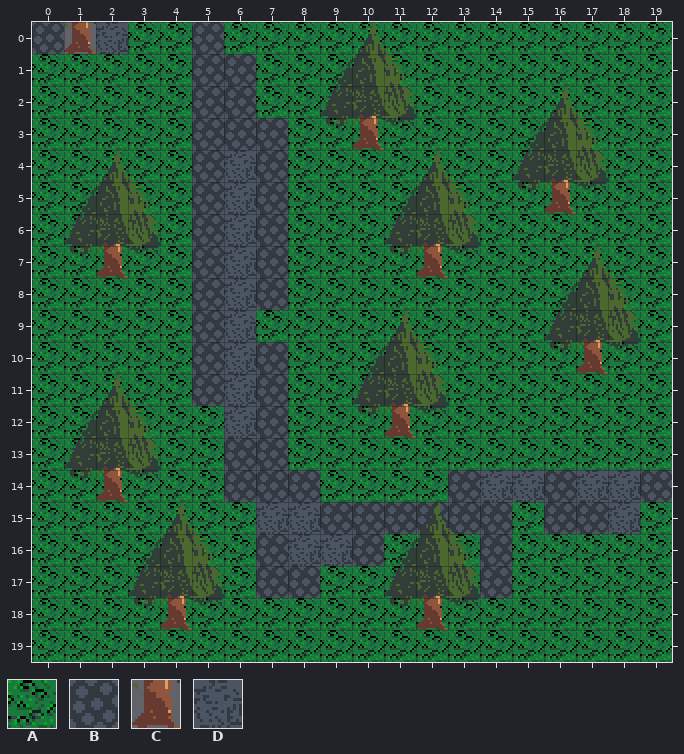
Level history. Tiled map: Skygine-core/assets/maps/map-tiled.tmx. The picture above was drawn from the file before the commit.
Cells are 16x16 px. Shown: x 0..19, y 0..19.
Key: from "map-tiles": A 0, B 1, C 17; from "map-tiles-2": D 2.
_ is an empty cell, # one hidden under a higher layer.
Layers that did not change in this view are not listed.
Layer "ground" before, first column x 0:
 0 BCDAABAAAAAAAAAAAAAA
 1 AAAAABBAAAAAAAAAAAAA
 2 AAAAABBAAA#AAAAAAAAA
 3 AAAAABBBAAAAAAAAAAAA
 4 AAAAABDBAAAAAAAA#AAA
 5 AAAAABDBAAAAAAAAAAAA
 6 AA#AABDBAAAA#AAAAAAA
 7 AAAAABDBAAAAAAAAAAAA
 8 AAAAABDBAAAAAAAAAAAA
 9 AAAAABDAAAAAAAAAA#AA
10 AAAAABDBAAAAAAAAAAAA
11 AAAAABDBAAA#AAAAAAAA
12 AAAAAADBAAAAAAAAAAAA
13 AA#AAABBAAAAAAAAAAAA
14 AAAAAABBBAAAABDDBDDB
15 AAAAAAADDBBBBBBABBDA
16 AAAAAAABDDBAAABAAAAA
17 AAAA#AABBAAA#ABAAAAA
18 AAAAAAAAAAAAAAAAAAAA
19 AAAAAAAAAAAAAAAAAAAA
After:
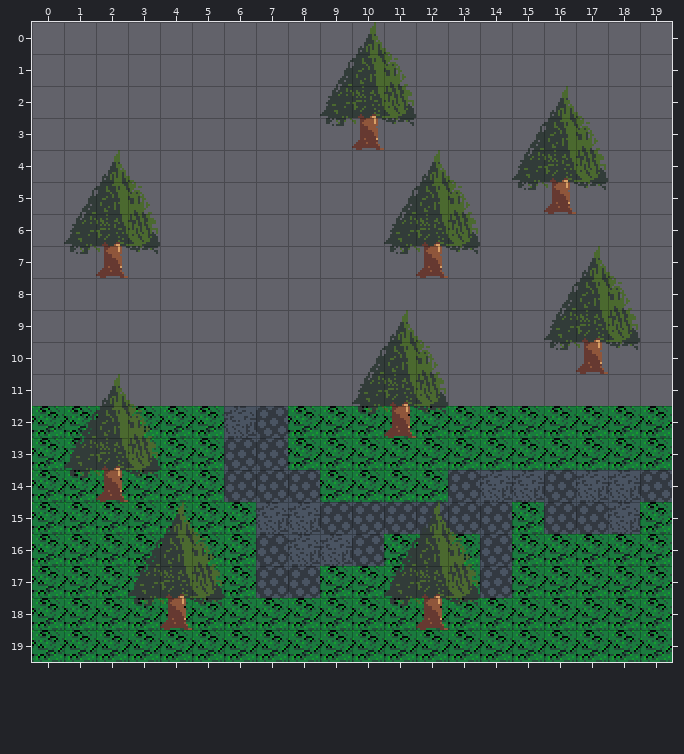
The edit:
Layer "ground":
y 0: x 0..19 BCDAABAAAAAAAAAAAAAA -> ____________________
y 1: x 0..19 AAAAABBAAAAAAAAAAAAA -> ____________________
y 2: x 0..9 AAAAABBAAA -> __________; x 11..19 AAAAAAAAA -> _________
y 3: x 0..19 AAAAABBBAAAAAAAAAAAA -> ____________________
y 4: x 0..15 AAAAABDBAAAAAAAA -> ________________; x 17..19 AAA -> ___
y 5: x 0..19 AAAAABDBAAAAAAAAAAAA -> ____________________
y 6: x 0..1 AA -> __; x 3..11 AABDBAAAA -> _________; x 13..19 AAAAAAA -> _______
y 7..8: x 0..19 AAAAABDBAAAAAAAAAAAA -> ____________________
y 9: x 0..16 AAAAABDAAAAAAAAAA -> _________________; x 18..19 AA -> __
y 10: x 0..19 AAAAABDBAAAAAAAAAAAA -> ____________________
y 11: x 0..10 AAAAABDBAAA -> ___________; x 12..19 AAAAAAAA -> ________
